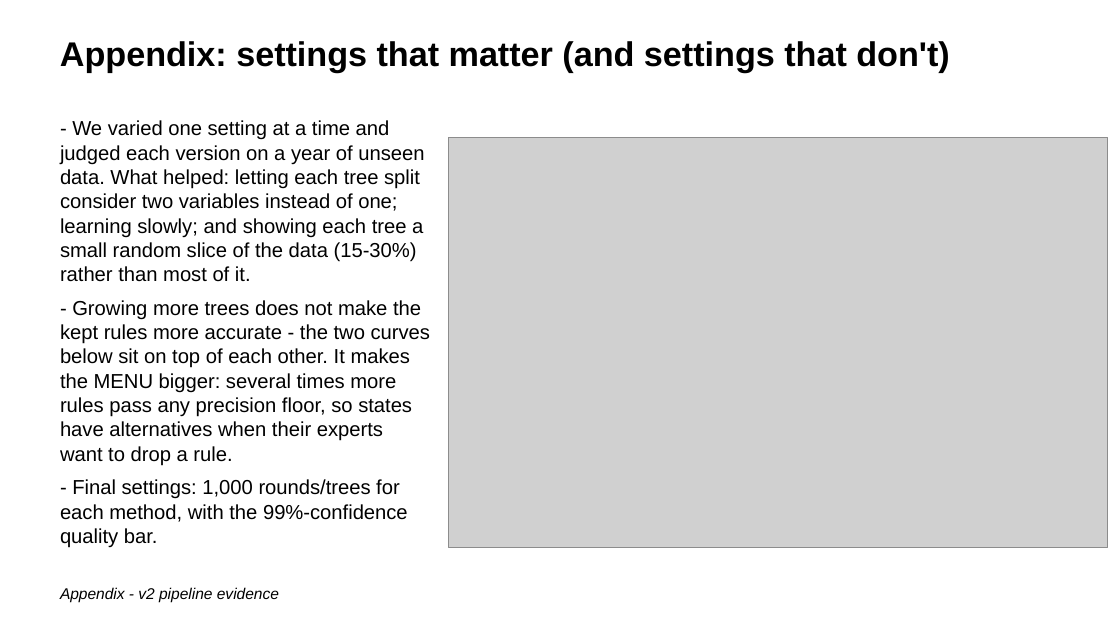
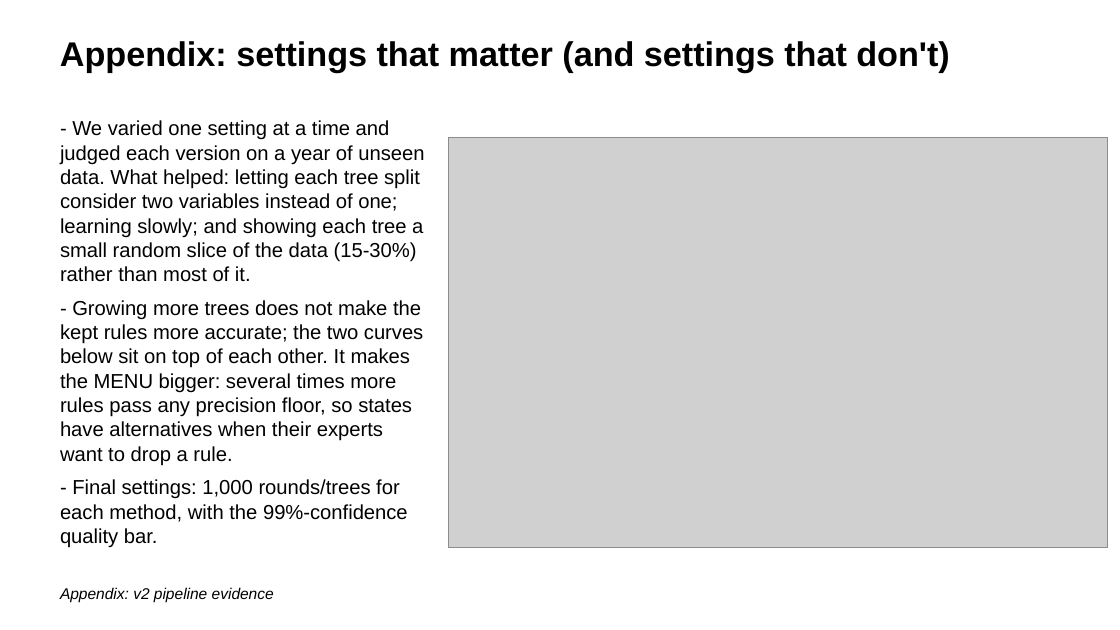
Before and after one commit to giannella/snap_qc, a slide deck: slide 13 of how_to_use_the_snap_qc_inclusion_rules_scripts.pptx. Drawn at 1120x630 pixels with LibreOffice and Linux fonts; fonts in the diff are those of the drawing; grey boxes stand for pictures. Boxes give left, top, right and bottom in pixels: in the first picture for what was removed or moved away, otherwise in the second. Text is boxed around its words. In the diff, an @@ line names an element or a change of style, - is before the commit and + after.

```diff
--- a/how_to_use_the_snap_qc_inclusion_rules_scripts.pptx
+++ b/how_to_use_the_snap_qc_inclusion_rules_scripts.pptx
@@ text at (60,300,423,466): text changed @@
-- Growing more trees does not make the kept rules more accurate - the two curves below sit on top of each other. It makes the MENU bigger: several times more rules pass any precision floor, so states have alternatives when their experts want to drop a rule.
+- Growing more trees does not make the kept rules more accurate; the two curves below sit on top of each other. It makes the MENU bigger: several times more rules pass any precision floor, so states have alternatives when their experts want to drop a rule.
@@ text at (60,587,274,603): text changed @@
-Appendix - v2 pipeline evidence
+Appendix: v2 pipeline evidence
```
Also in this commit, not shown: 14 other slides changed, 3 other files.
